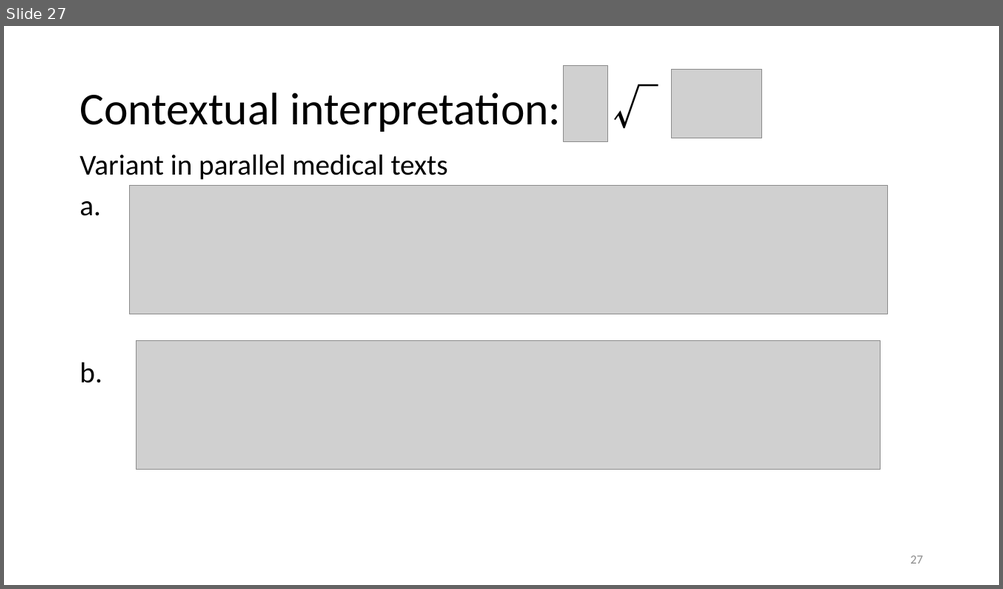
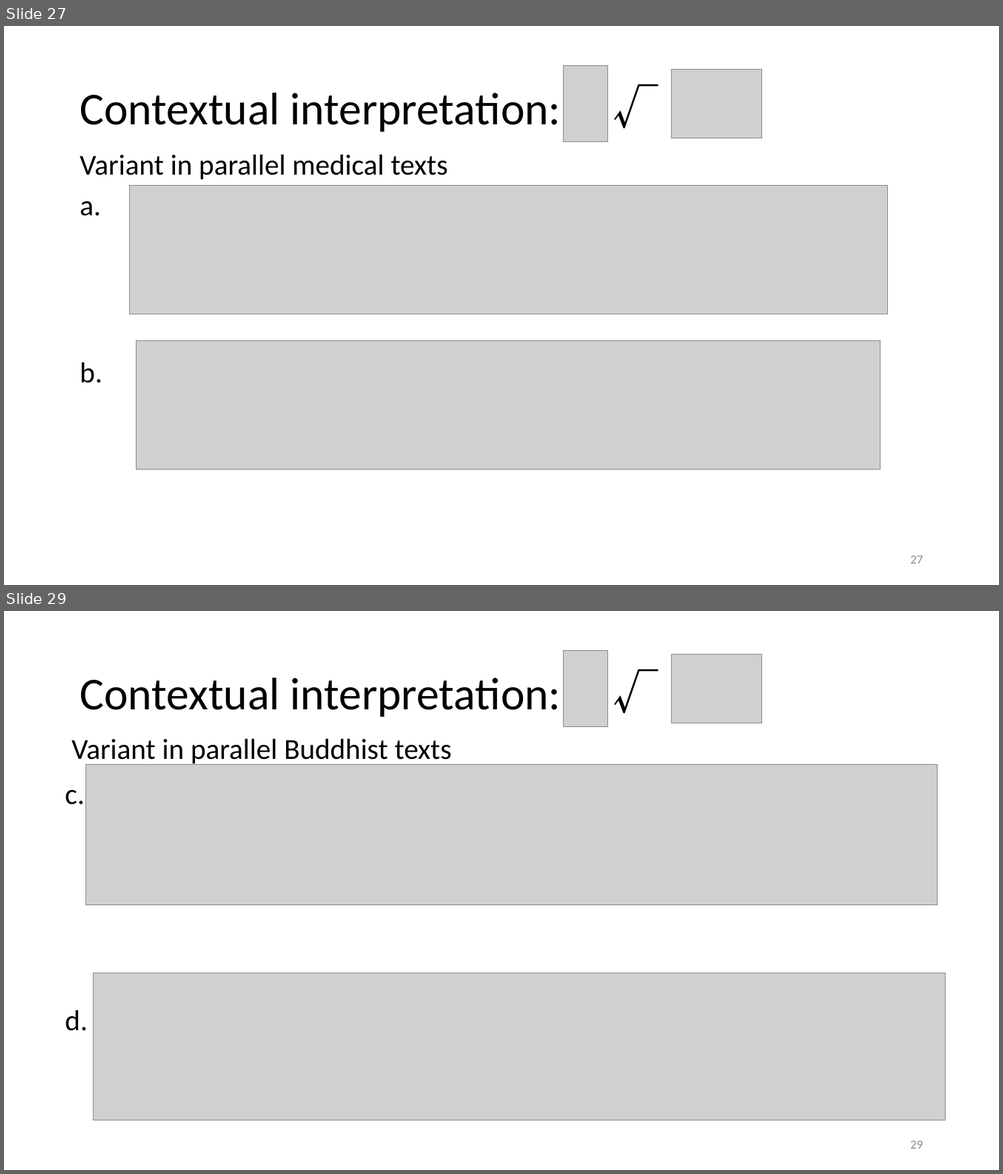
Before and after one commit to Yeheyinyan/AOS234_Talk_YaoZhang, a slide deck: AOS2024_YaoZhang.pptx. Shown one above the other, each under a label of ours: slide 27 before the commit, slides 27 and 29 after it; the slides between them are not shown. The pictures are 1003x589 and 1003x1174 pixels, drawn with LibreOffice and Linux fonts; fonts in the diff are those of the drawing; grey boxes stand for pictures. Boxes give left, top, right and bottom in pixels: in the first picture for what was removed or moved away, otherwise in the second. Text is boxed around its words. In the diff, an @@ line names an element or a change of style, - is before the commit and + after.

```diff
--- a/AOS2024_YaoZhang.pptx
+++ b/AOS2024_YaoZhang.pptx
@@ slide 29 added at [4,611,999,1170], background #FFFFFF @@
@@ picture added at [563,650,609,726] @@
@@ picture added at [671,654,762,723] @@
@@ title added at [79,678,561,717], 44 pt, text #000000 @@
+Contextual interpretation: √ ×
@@ text added at [65,738,452,1031], 28 pt, text #000000 @@
+Variant in parallel Buddhist texts
+c.
+d.
@@ picture added at [86,765,937,906] @@
@@ picture added at [94,974,945,1122] @@
@@ page number added at [910,1141,922,1149], 12 pt, text #8C8C8C @@
+29
```
Also in this commit, not shown: 8 slides changed, 1 other file.
